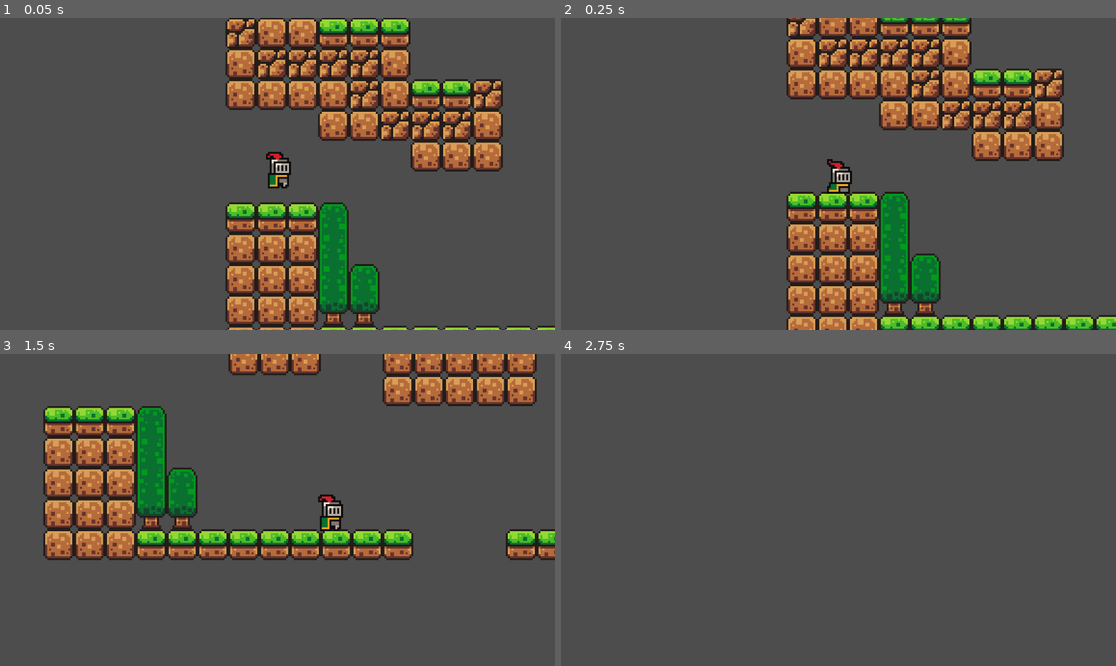
Above: before the commit, frames 1-4 (two rows, left to right).
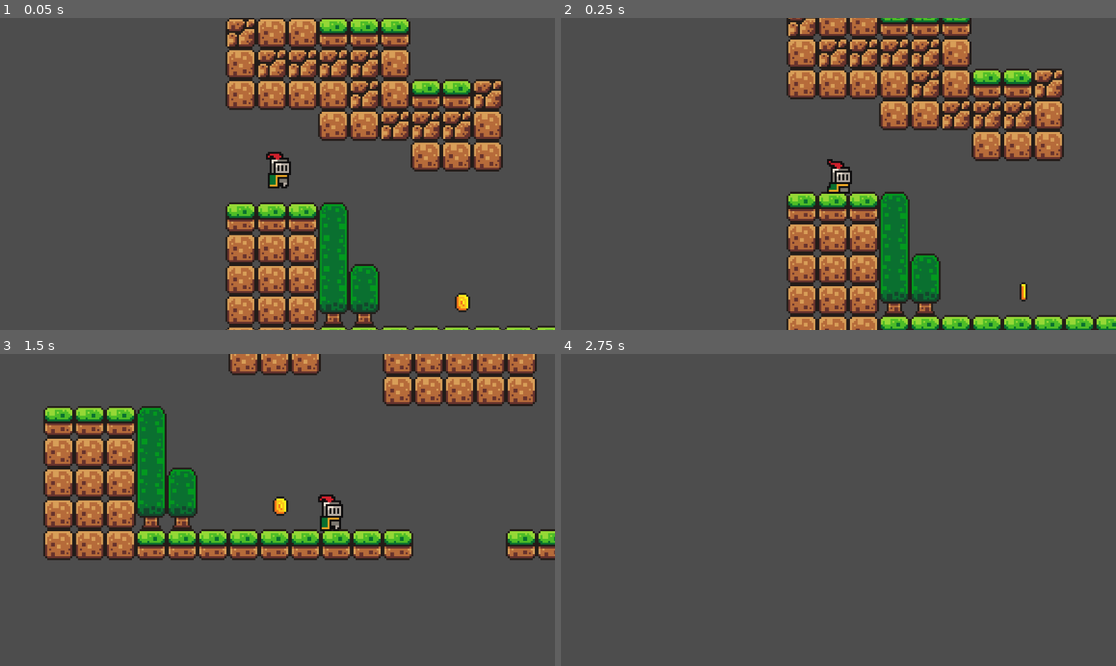
Above: after the commit, the same moments.

Repository: alandarryl/brakeys-tuto
Game: Godot game, scene res://scene/game.tscn
The game is run twice, just before and just after one commit, with the same random seed, the same clock (stepped at 60 frames per second) and the same inputs.
Inputs:
- Up to frame 1 (0.05 s): no input
- Up to frame 2 (0.25 s): no input
- Up to frame 3 (1.5 s): tap Enter (ui_accept) at 0.5, 0.77 s; hold Right (ui_right) from 0.53 s (still down)
- Up to frame 4 (2.75 s): tap Enter (ui_accept) at 1.52 s; release Right (ui_right) at 2.03 s; hold Left (ui_left) from 2.03 s (still down)

The runs differ from the first frame. In frame 1, 0.1% of the frame differs, in the area x 81-85%, y 88-95%; in frame 2, less than 0.1%; in frame 3, 0.1%, in the area x 49-52%, y 45-52%; in frame 4, nothing differs.

Commit message:
add coins in the game scene

Diff:
--- a/scene/coin.tscn
+++ b/scene/coin.tscn
@@ -91,7 +91,7 @@
 }],
 "loop": true,
 "name": &"coin",
-"speed": 5.0
+"speed": 7.0
 }]
 
 [sub_resource type="CircleShape2D" id="CircleShape2D_luioy"]
@@ -102,6 +102,9 @@
 [node name="AnimatedSprite2D" type="AnimatedSprite2D" parent="."]
 sprite_frames = SubResource("SpriteFrames_ss1if")
 animation = &"coin"
+autoplay = "coin"
+frame = 7
+frame_progress = 0.422219
 
 [node name="CollisionShape2D" type="CollisionShape2D" parent="."]
 shape = SubResource("CircleShape2D_luioy")
--- a/scene/game.tscn
+++ b/scene/game.tscn
@@ -1,8 +1,9 @@
-[gd_scene load_steps=12 format=3 uid="uid://i255t34c7lke"]
+[gd_scene load_steps=13 format=3 uid="uid://i255t34c7lke"]
 
 [ext_resource type="PackedScene" uid="uid://jxcnl6fryl7v" path="res://scene/player.tscn" id="1_nst4n"]
 [ext_resource type="Texture2D" uid="uid://t0aep042oytv" path="res://assets/sprites/world_tileset.png" id="2_qh6hi"]
 [ext_resource type="PackedScene" uid="uid://bi05c0dm33c1e" path="res://scene/platform.tscn" id="3_m7gus"]
+[ext_resource type="PackedScene" uid="uid://wmsglxyl2tcs" path="res://scene/coin.tscn" id="4_qk5v8"]
 
 [sub_resource type="TileSetAtlasSource" id="TileSetAtlasSource_42qcp"]
 texture = ExtResource("2_qh6hi")
@@ -499,25 +500,87 @@
 format = 2
 layer_0/tile_data = PackedInt32Array(65528, 0, 0, 65529, 0, 0, 65530, 0, 0, 65531, 0, 0, 65532, 0, 0, 65533, 0, 0, 6553 …(6927 unchanged characters)…
 
-[node name="Node" type="Node" parent="."]
-
-[node name="platform" parent="Node" instance=ExtResource("3_m7gus")]
+[node name="Platforms" type="Node" parent="."]
+
+[node name="platform" parent="Platforms" instance=ExtResource("3_m7gus")]
 position = Vector2(-99, -223)
 
-[node name="AnimationPlayer" type="AnimationPlayer" parent="Node/platform"]
+[node name="AnimationPlayer" type="AnimationPlayer" parent="Platforms/platform"]
 libraries = {
 "": SubResource("AnimationLibrary_lagkk")
 }
 autoplay = "move_up"
 
-[node name="platform3" parent="Node" instance=ExtResource("3_m7gus")]
+[node name="platform3" parent="Platforms" instance=ExtResource("3_m7gus")]
 position = Vector2(3, -182)
 
-[node name="platform2" parent="Node" instance=ExtResource("3_m7gus")]
+[node name="platform2" parent="Platforms" instance=ExtResource("3_m7gus")]
 position = Vector2(153, -372)
 
-[node name="AnimationPlayer" type="AnimationPlayer" parent="Node/platform2"]
+[node name="AnimationPlayer" type="AnimationPlayer" parent="Platforms/platform2"]
 libraries = {
 "": SubResource("AnimationLibrary_0q085")
 }
 autoplay = "move_right"
+
+[node name="Node2" type="Node" parent="."]
+
+[node name="coin" parent="Node2" instance=ExtResource("4_qk5v8")]
+position = Vector2(-43, -6)
+
+[node name="coin2" parent="Node2" instance=ExtResource("4_qk5v8")]
+position = Vector2(764, -185)
+
+[node name="coin3" parent="Node2" instance=ExtResource("4_qk5v8")]
+position = Vector2(633, -388)
+
+[node name="coin4" parent="Node2" instance=ExtResource("4_qk5v8")]
+position = Vector2(88, -393)
+
+[node name="coin5" parent="Node2" instance=ExtResource("4_qk5v8")]
+position = Vector2(298, -433)
+
+[node name="coin6" parent="Node2" instance=ExtResource("4_qk5v8")]
+position = Vector2(598, -265)
+
+[node name="coin8" parent="Node2" instance=ExtResource("4_qk5v8")]
+position = Vector2(575, -135)
+
+[node name="coin9" parent="Node2" instance=ExtResource("4_qk5v8")]
+position = Vector2(546, 8)
+
+[node name="coin10" parent="Node2" instance=ExtResource("4_qk5v8")]
+position = Vector2(578, 4)
+
+[node name="coin11" parent="Node2" instance=ExtResource("4_qk5v8")]
+position = Vector2(264, -232)
+
+[node name="coin12" parent="Node2" instance=ExtResource("4_qk5v8")]
+position = Vector2(290, -99)
+
+[node name="coin13" parent="Node2" instance=ExtResource("4_qk5v8")]
+position = Vector2(176, -115)
+
+[node name="coin14" parent="Node2" instance=ExtResource("4_qk5v8")]
+position = Vector2(66, -118)
+
+[node name="coin15" parent="Node2" instance=ExtResource("4_qk5v8")]
+position = Vector2(-95, -162)
+
+[node name="coin16" parent="Node2" instance=ExtResource("4_qk5v8")]
+position = Vector2(-142, -309)
+
+[node name="coin17" parent="Node2" instance=ExtResource("4_qk5v8")]
+position = Vector2(76, -199)
+
+[node name="coin18" parent="Node2" instance=ExtResource("4_qk5v8")]
+position = Vector2(284, -232)
+
+[node name="coin19" parent="Node2" instance=ExtResource("4_qk5v8")]
+position = Vector2(709, -374)
+
+[node name="coin20" parent="Node2" instance=ExtResource("4_qk5v8")]
+position = Vector2(113, -6)
+
+[node name="coin7" parent="Node2" instance=ExtResource("4_qk5v8")]
+position = Vector2(621, -266)
